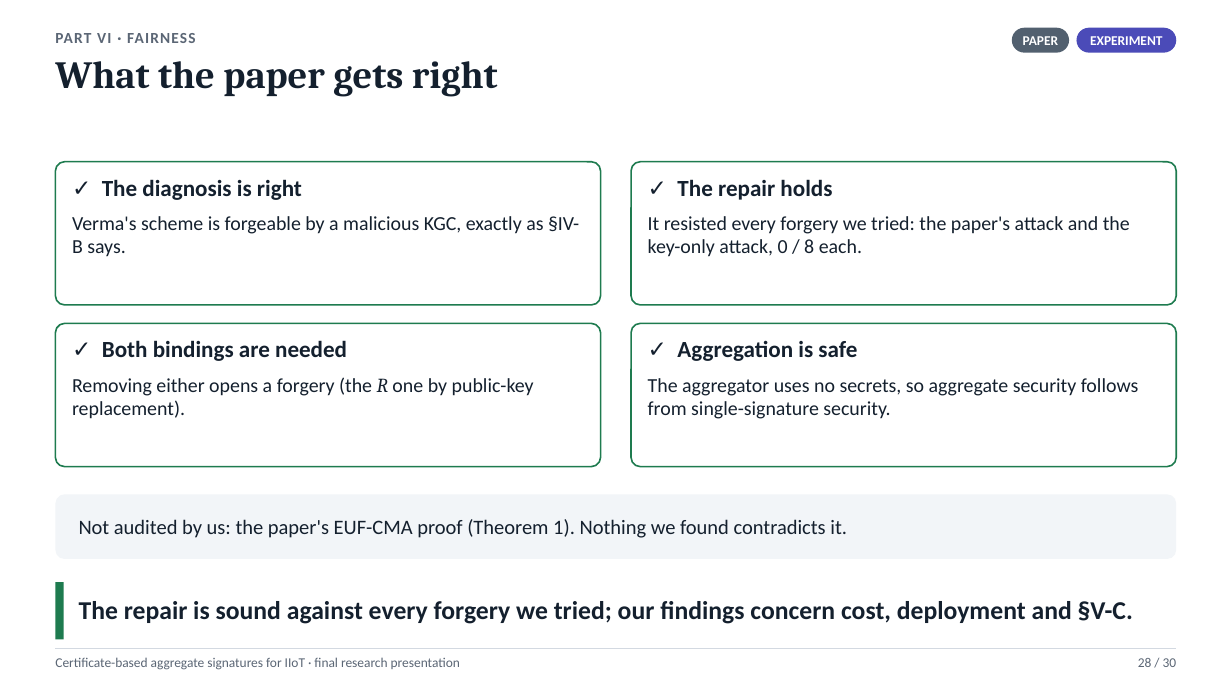
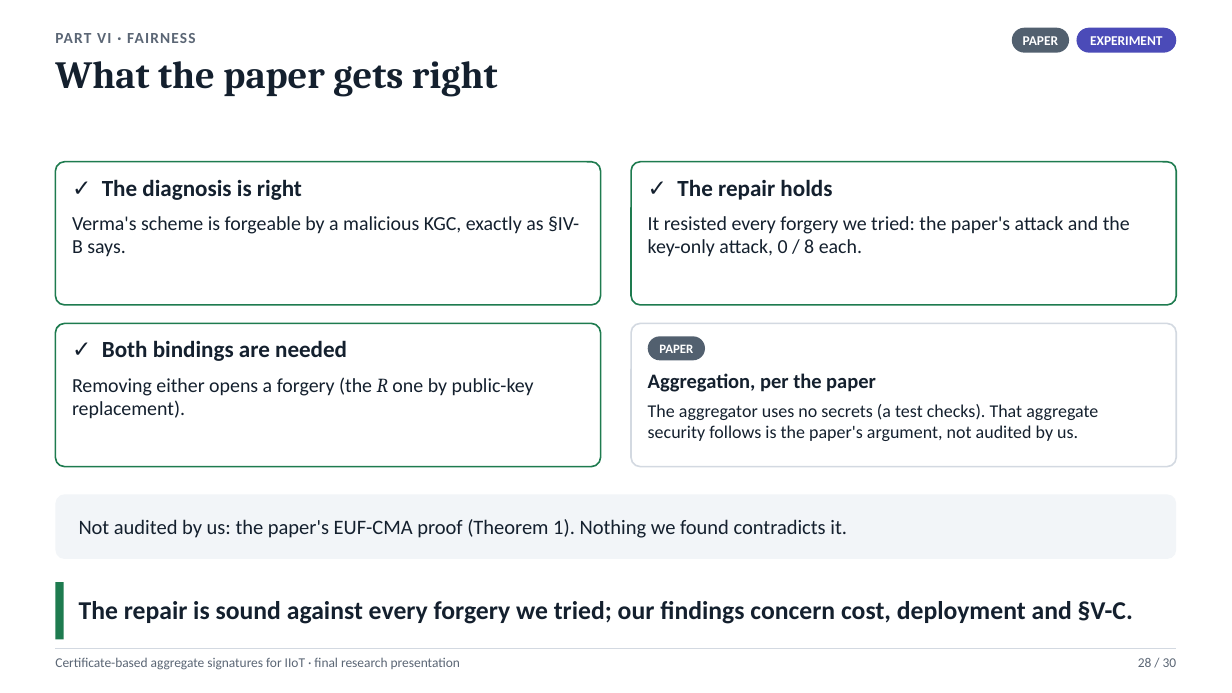
Before and after one commit to Anurag-1205/Certificate-Based-Aggregate-Signature, a slide deck: slide 28 of presentation/CBAS_Final_Presentation.pptx. Drawn at 1232x693 pixels with LibreOffice and Linux fonts; fonts in the diff are those of the drawing. Boxes give left, top, right and bottom in pixels: in the first picture for what was removed or moved away, otherwise in the second. Text is boxed around its words. In the diff, an @@ line names an element or a change of style, - is before the commit and + after.

```diff
--- a/presentation/CBAS_Final_Presentation.pptx
+++ b/presentation/CBAS_Final_Presentation.pptx
@@ rounded rectangle at box(631, 323, 1177, 467): outline #1E7B4F 1.25 pt to #D3D9E1 1.25 pt @@
@@ rounded rectangle added at box(648, 336, 705, 360), fill #52606F, 10 pt, text #FFFFFF, bold @@
+PAPER
@@ text at box(648, 373, 1098, 441): text changed; size 15.5 to 14 pt @@
-✓ Aggregation is safe
-The aggregator uses no secrets, so aggregate security follows from single-signature security.
+Aggregation, per the paper
+The aggregator uses no secrets (a test checks). That aggregate security follows is the paper's argument, not audited by us.
```
Also in this commit, not shown: 23 other slides changed, 3 slides added, 1 slide removed, 15 other files.
